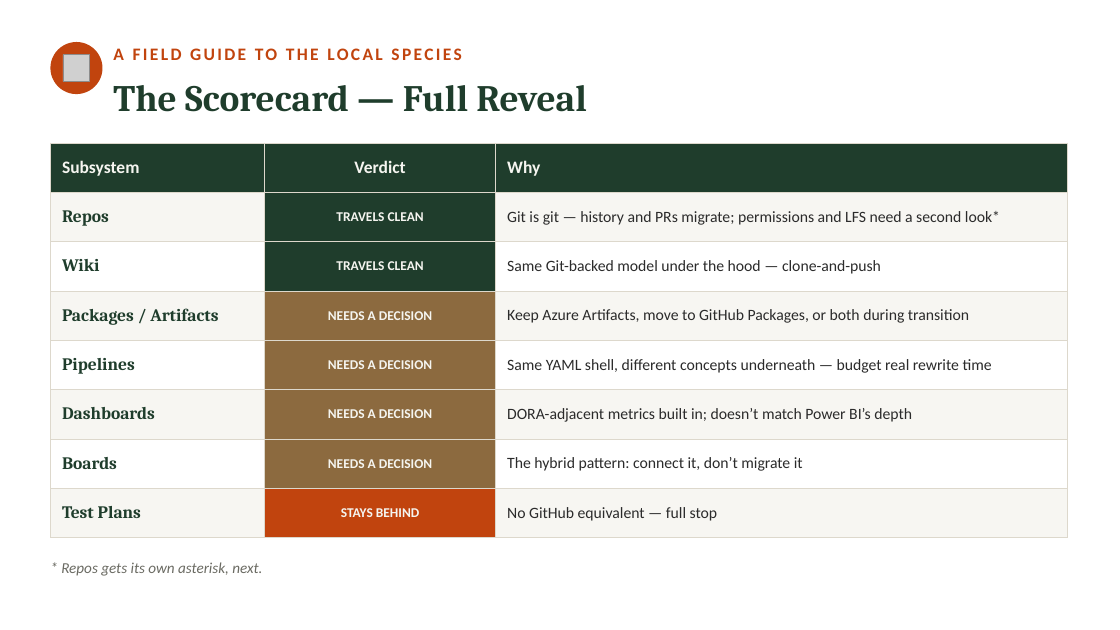
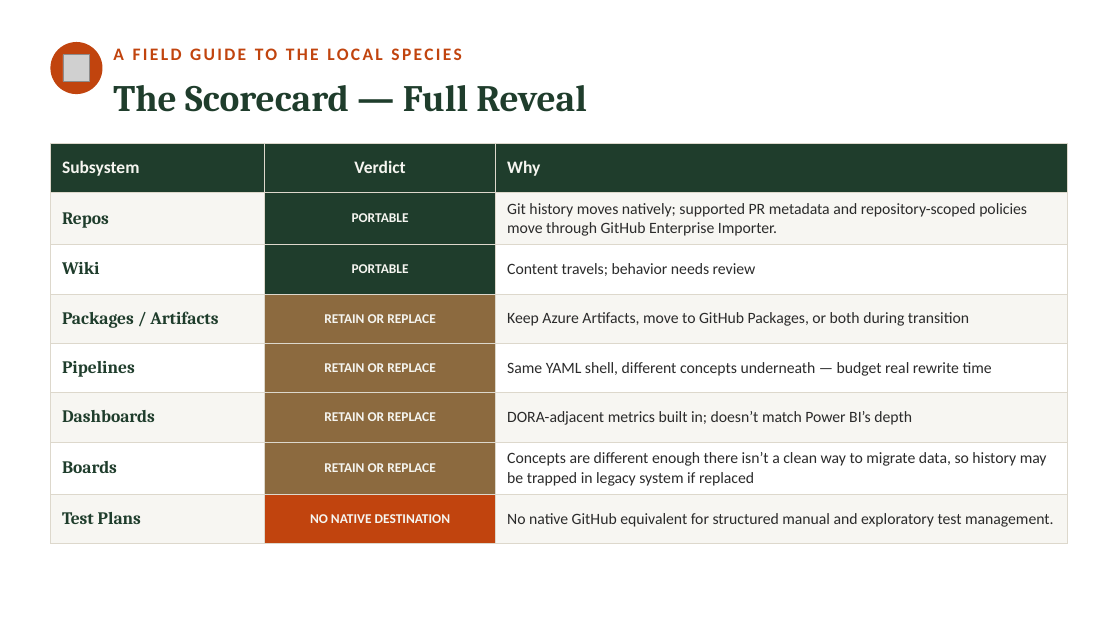
Before and after one commit to neumann1990/Azure_DevOps_To_GitHub, a slide deck: slide 10 of Claude outputs/azure-devops-to-github-the-great-migration-FULL-DECK.pptx (slide 13 before the commit). Drawn at 1120x630 pixels with LibreOffice and Linux fonts; fonts in the diff are those of the drawing; grey boxes stand for pictures. Boxes give left, top, right and bottom in pixels: in the first picture for what was removed or moved away, otherwise in the second. Text is boxed around its words. In the diff, an @@ line names an element or a change of style, - is before the commit and + after.

```diff
--- a/Claude outputs/azure-devops-to-github-the-great-migration-FULL-DECK.pptx
+++ b/Claude outputs/azure-devops-to-github-the-great-migration-FULL-DECK.pptx
@@ table at box(50, 143, 1067, 545) @@
-row 2, column 2: TRAVELS CLEAN
+row 2, column 2: PORTABLE
-row 2, column 3: Git is git — history and PRs migrate; permissions and LFS need a second look*
+row 2, column 3: Git history moves natively; supported PR metadata and repository-scoped policies move through GitHub Enterprise Importer.
-row 3, column 2: TRAVELS CLEAN
+row 3, column 2: PORTABLE
-row 3, column 3: Same Git-backed model under the hood — clone-and-push
+row 3, column 3: Content travels; behavior needs review
-row 4, column 2: NEEDS A DECISION
+row 4, column 2: RETAIN OR REPLACE
-row 5, column 2: NEEDS A DECISION
+row 5, column 2: RETAIN OR REPLACE
-row 6, column 2: NEEDS A DECISION
+row 6, column 2: RETAIN OR REPLACE
-row 7, column 2: NEEDS A DECISION
+row 7, column 2: RETAIN OR REPLACE
-row 7, column 3: The hybrid pattern: connect it, don’t migrate it
+row 7, column 3: Concepts are different enough there isn’t a clean way to migrate data, so history may be trapped in legacy system if replaced
-row 8, column 2: STAYS BEHIND
+row 8, column 2: NO NATIVE DESTINATION
-row 8, column 3: No GitHub equivalent — full stop
+row 8, column 3: No native GitHub equivalent for structured manual and exploratory test management.
@@ text removed at box(61, 562, 262, 576) @@
-* Repos gets its own asterisk, next.
```
Also in this commit, not shown: 16 other slides changed, 3 slides added, 4 slides removed.
